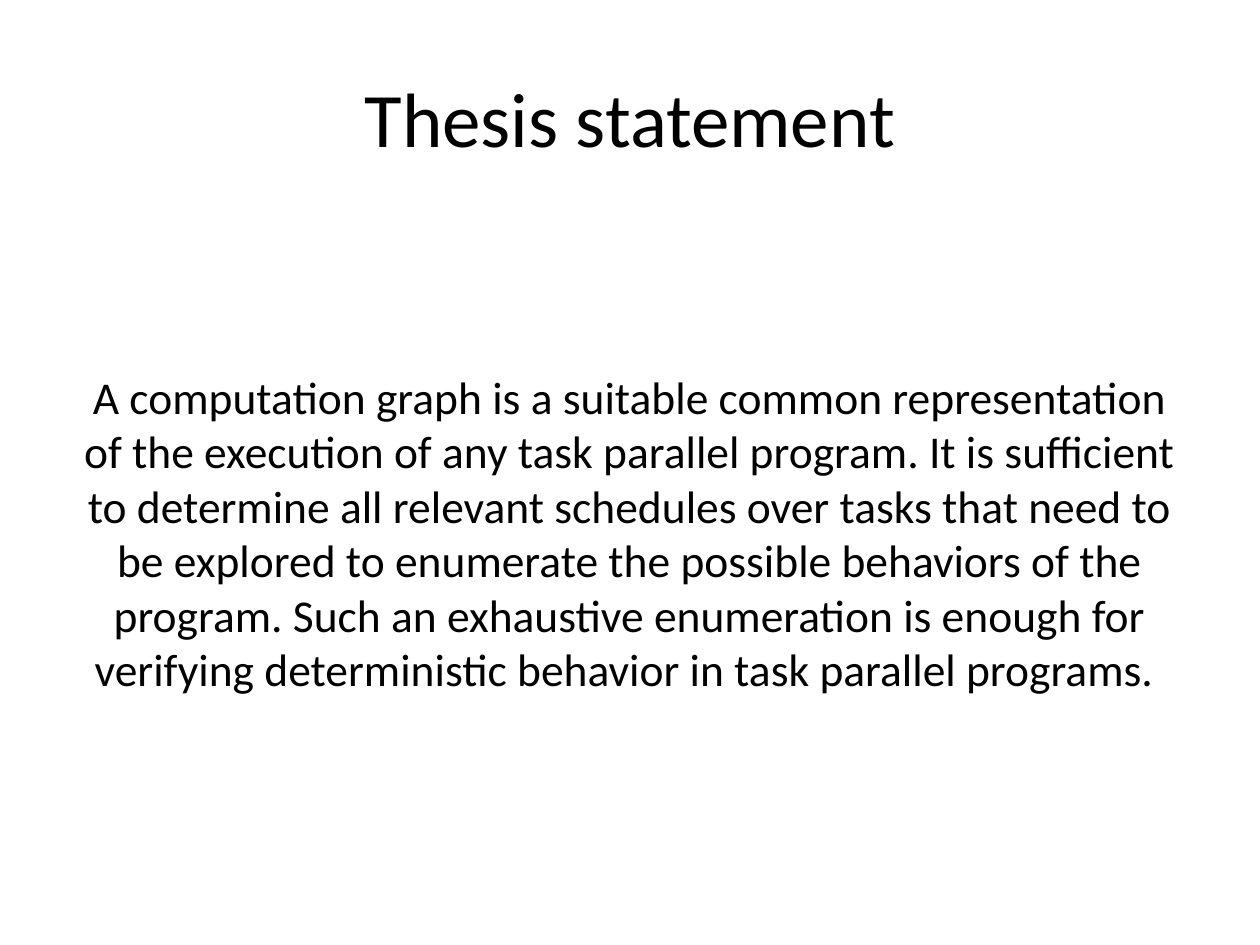
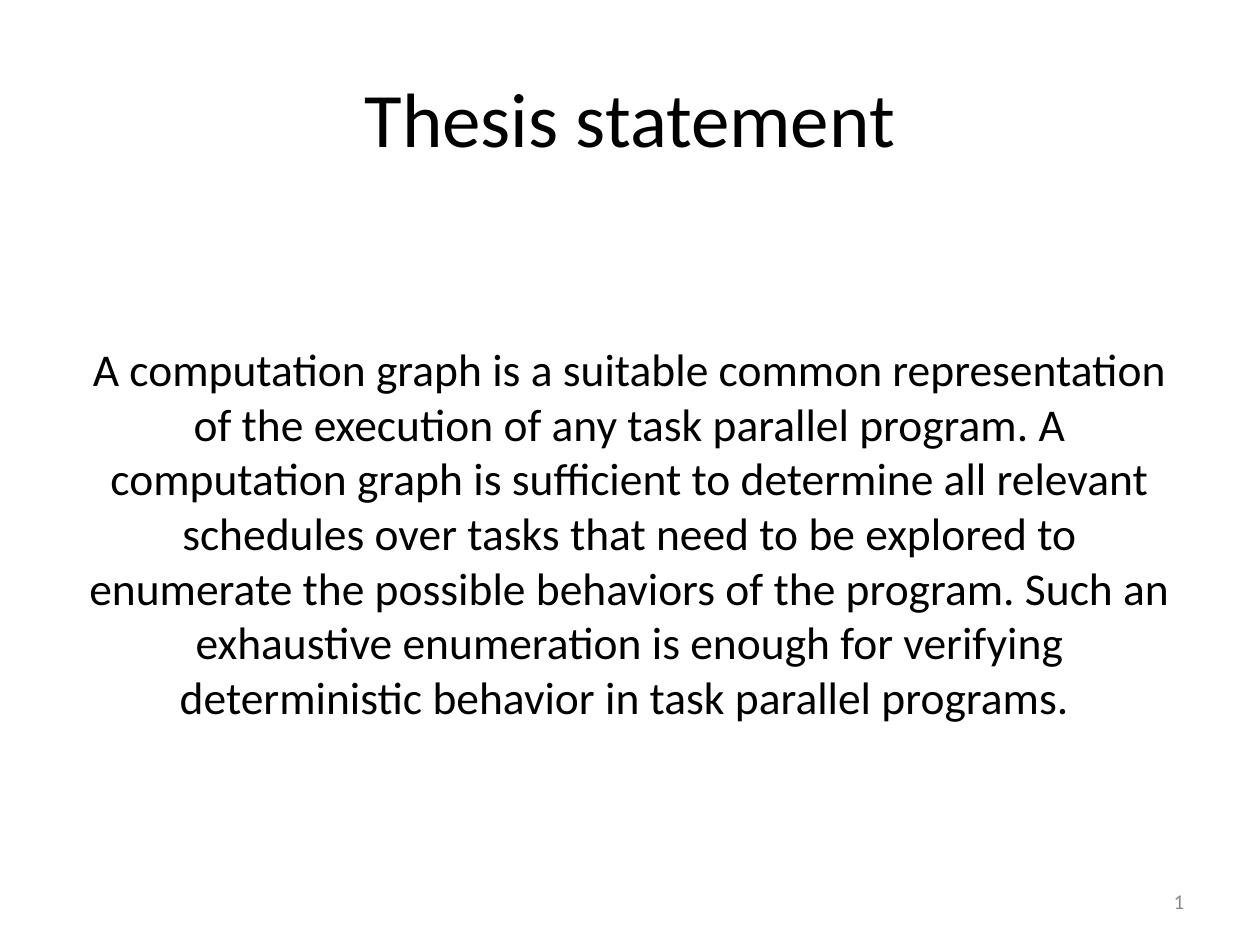
Before and after one commit to ericmercer/nakade-radha, a slide deck: slide 2 of proposal/ppt/thesis-proposal.pptx. Drawn at 1260x945 pixels with LibreOffice and Linux fonts; fonts in the diff are those of the drawing. Boxes give left, top, right and bottom in pixels: in the first picture for what was removed or moved away, otherwise in the second. Text is boxed around its words. In the diff, an @@ line names an element or a change of style, - is before the commit and + after.

Commit message:
updated ppt

```diff
--- a/proposal/ppt/thesis-proposal.pptx
+++ b/proposal/ppt/thesis-proposal.pptx
@@ text at (89,354,1169,722): text changed @@
-A computation graph is a suitable common representation of the execution of any task parallel program. It is sufficient to determine all relevant schedules over tasks that need to be explored to enumerate the possible behaviors of the program. Such an exhaustive enumeration is enough for verifying deterministic behavior in task parallel programs.
+A computation graph is a suitable common representation of the execution of any task parallel program. A computation graph is sufficient to determine all relevant schedules over tasks that need to be explored to enumerate the possible behaviors of the program. Such an exhaustive enumeration is enough for verifying deterministic behavior in task parallel programs.
@@ page number added at (1174,895,1185,909), 12 pt, text #8C8C8C @@
+1
```
Also in this commit, not shown: 18 other slides changed, 13 slides added, 3 slides removed.
